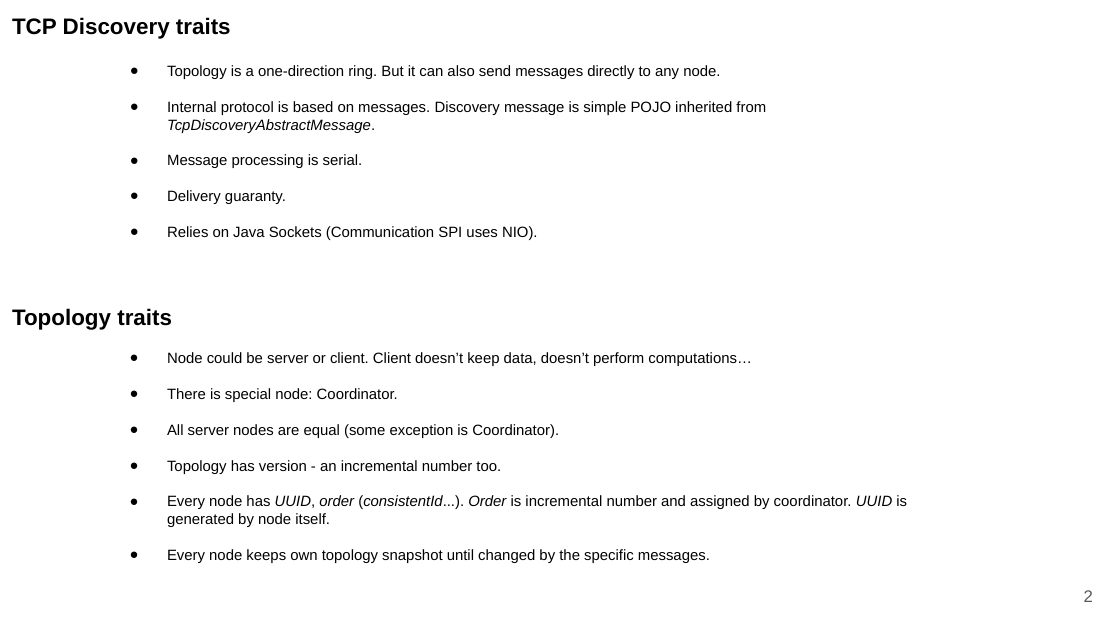
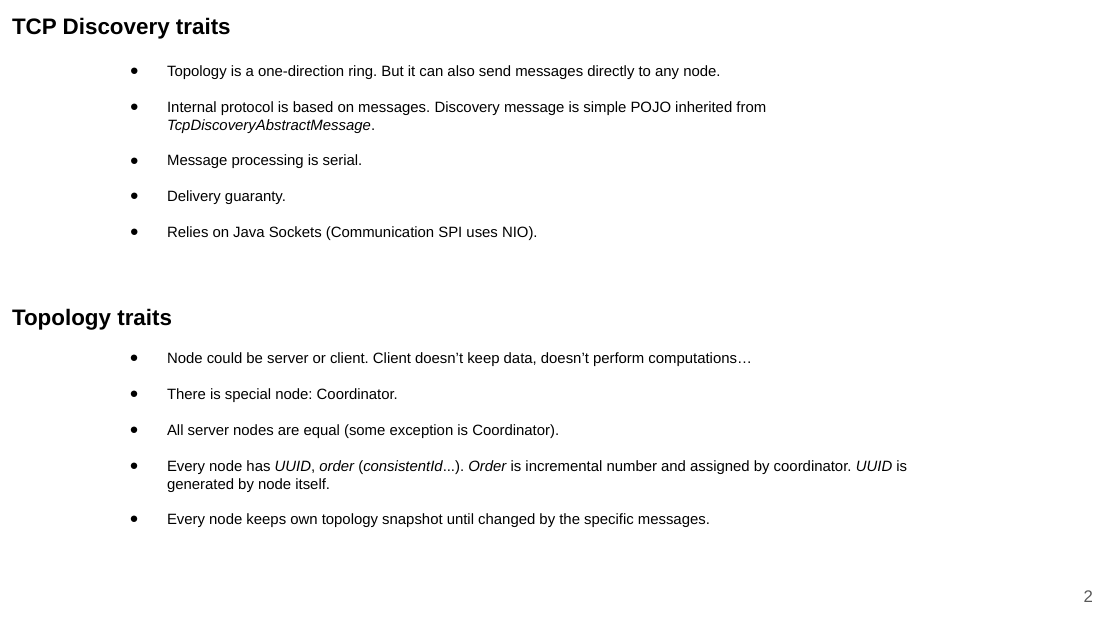
Before and after one commit to Vladsz83/doc, a slide deck: slide 3 of Discovery.pptx. Drawn at 1120x630 pixels with LibreOffice and Linux fonts; fonts in the diff are those of the drawing. Boxes give left, top, right and bottom in pixels: in the first picture for what was removed or moved away, otherwise in the second. Text is boxed around its words. In the diff, an @@ line names an element or a change of style, - is before the commit and + after.

```diff
--- a/Discovery.pptx
+++ b/Discovery.pptx
@@ text at box(167, 460, 501, 474): paragraph removed @@
-● Topology has version - an incremental number too.
```
Also in this commit, not shown: 5 other slides changed.
